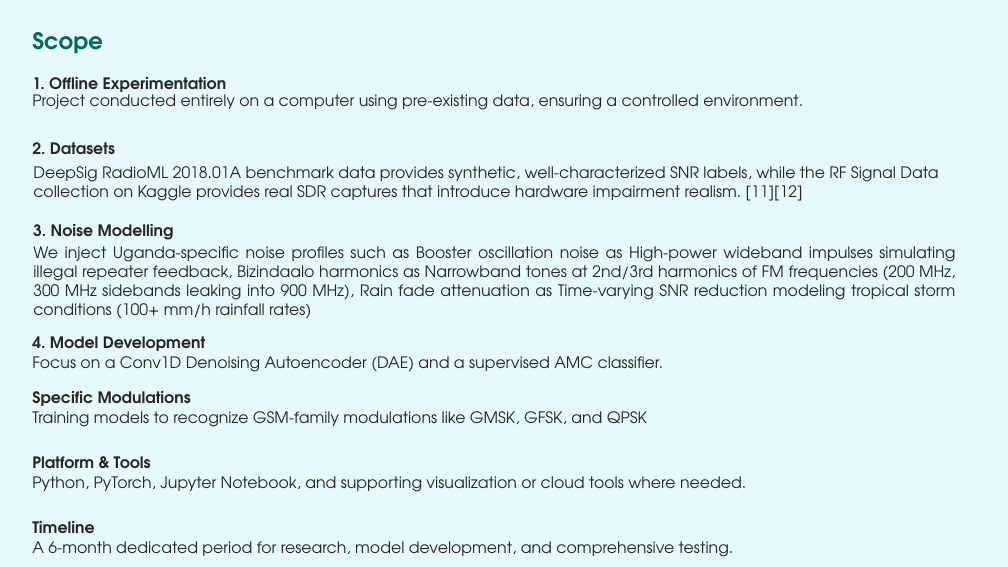
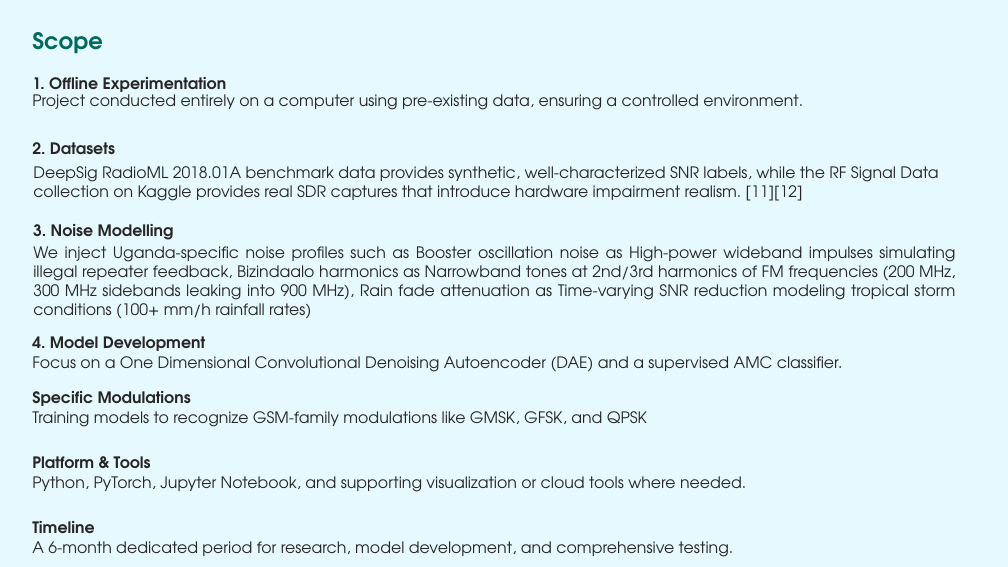
Before and after one commit to sharif-smj/Telecom-engineering-final-year-project, a slide deck: slide 10 of GSM Signal Denoising and Modulation Classification for Rural Uganda.pptx. Drawn at 1008x567 pixels with LibreOffice and Linux fonts; fonts in the diff are those of the drawing. Boxes give left, top, right and bottom in pixels: in the first picture for what was removed or moved away, otherwise in the second. Text is boxed around its words. In the diff, an @@ line names an element or a change of style, - is before the commit and + after.

```diff
--- a/GSM Signal Denoising and Modulation Classification for Rural Uganda.pptx
+++ b/GSM Signal Denoising and Modulation Classification for Rural Uganda.pptx
@@ text at (32,356,843,372): text changed @@
-Focus on a Conv1D Denoising Autoencoder (DAE) and a supervised AMC classifier.
+Focus on a One Dimensional Convolutional Denoising Autoencoder (DAE) and a supervised AMC classifier.
```
Also in this commit, not shown: 4 other slides changed, 21 other files.
